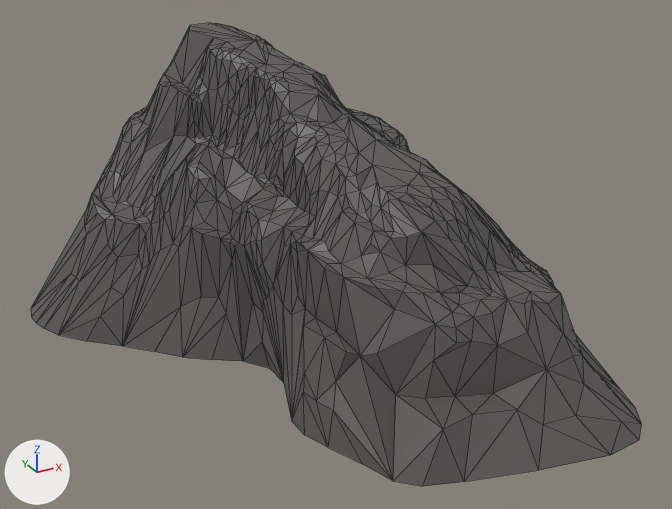
What one commit did to the FBX model thatgamejam01/Assets/Assets/PolygonSamurai/Models/SM_Env_Cliff_01.fbx.
Before and after are seen from a 50 mm lens placed at (-0.2362, -0.451, 0.283), pointed at (0.0078, -0.0074, 0.0611). Lighting does not change. The marker at lower left points along +X, +Y and +Z. Mesh edges are drawn as thin lines. Where no turn or scale is listed for an object, it has been applied to the vertices. Vertices at the same position are counted once.

Names of what the first picture shows: 'SM_Env_Cliff_01'.
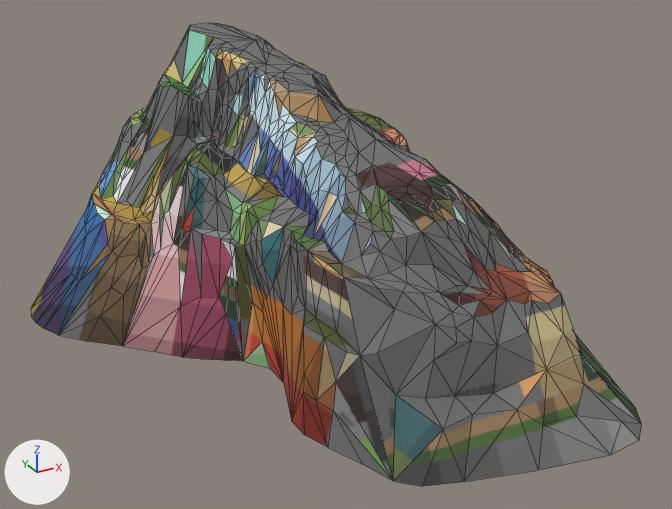
Boxes [x1, y1, x2, y2] around the edits, measured in the pictures (672 x 509 px):
part 1 of me_mesh, built on
    both: [284, 231, 303, 251]
part 2 of me_mesh, surface changed
    both: [31, 23, 642, 486]

The edits, one by one:
me_mesh is used by ob_sm_env_cliff_01; location (0.0, 0.0, 0.0).
me_mesh had 972 vertices, 1881 faces and spanned x -0.149..0.128, y -0.174..0.21, z 0.0..0.182.
me_mesh now has 975 vertices, 1884 faces and spans x -0.149..0.128, y -0.174..0.21, z 0.0..0.182.
Part 1, on me_mesh:
4 faces are deleted.
3 vertices are added at (-0.034, -0.037, 0.092), (-0.034, -0.032, 0.089), (-0.035, -0.039, 0.089).
7 new faces join them.
me_mesh part 2: 1875 kept faces spanning x -0.149..0.128, y -0.174..0.21, z 0.0..0.182 get new texture (UV) coordinates.
